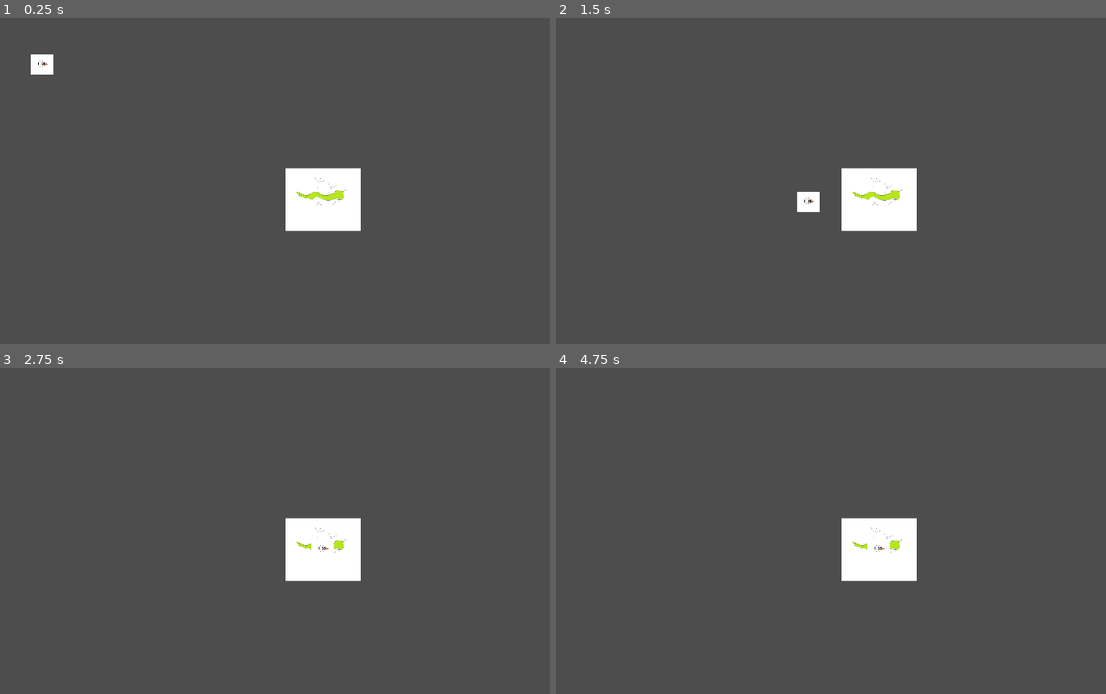
Above: before the commit, frames 1-4 (two rows, left to right).
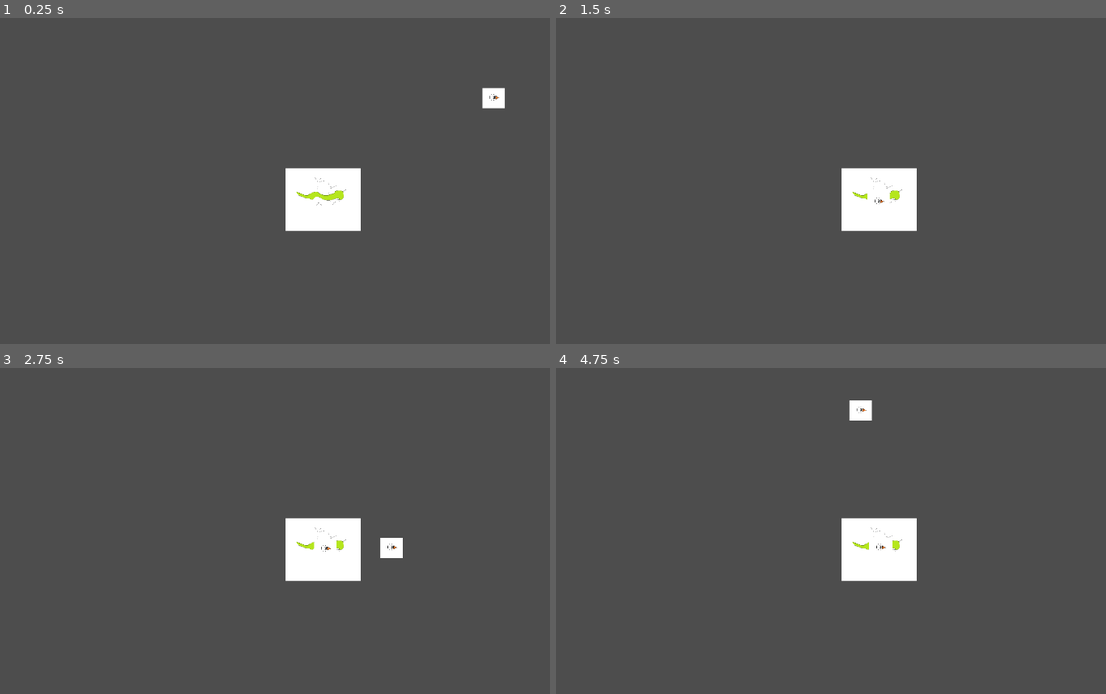
Above: after the commit, the same moments.

Repository: QuapperWasTaken/Game-Off
Game: Godot game, scene res://main.tscn
Two runs of this game, one before a commit and one after it. Both use one fixed random seed, a clock stepped at 60 frames per second and the inputs below.
Inputs:
- Up to frame 1 (0.25 s): no input
- Up to frame 2 (1.5 s): no input
- Up to frame 3 (2.75 s): no input
- Up to frame 4 (4.75 s): tap Enter at 3.5 s; tap Space at 4.25 s

The runs differ from the first frame. In frame 1, 0.5% of the frame differs, in the area x 5-92%, y 11-28%; in frame 2, 0.3%; in frame 3, 0.3%; in frame 4, 0.3%.

Commit message:
Fixed issue #7

Diff:
--- a/enemy.gd
+++ b/enemy.gd
@@ -1,6 +1,6 @@
 extends Sprite2D
 
-var speed = 5
+@export var speed = 5
 
 # Called when the node enters the scene tree for the first time.
 func _ready():
--- a/main.tscn
+++ b/main.tscn
@@ -1,11 +1,11 @@
 [gd_scene load_steps=3 format=3 uid="uid://bgh2n2njl5e5b"]
 
 [ext_resource type="PackedScene" uid="uid://bef5gekxmt5eb" path="res://tower.tscn" id="1_tphqo"]
-[ext_resource type="PackedScene" uid="uid://bdir3vcbqya5u" path="res://enemy.tscn" id="2_rwdd1"]
+[ext_resource type="Script" path="res://spawner.gd" id="2_p7uqs"]
 
 [node name="main" type="Node2D"]
 
 [node name="Tower" parent="." instance=ExtResource("1_tphqo")]
 
-[node name="Enemy" parent="." instance=ExtResource("2_rwdd1")]
-position = Vector2(6.10352e-05, 8)
+[node name="spawner" type="Node2D" parent="."]
+script = ExtResource("2_p7uqs")
--- /dev/null
+++ b/spawner.gd
@@ -0,0 +1,30 @@
+extends Node2D
+
+var spawn_timer = 120 #dictates delay between spawns
+var counter = 0 #when this number reaches spawn_timer, do a spawn
+var minimum_spawn_range = 200
+var maximum_spawn_range = 500
+
+func _ready():
+	counter = 120
+
+func _process(delta):
+	counter += 1
+	if counter >= spawn_timer:
+		var enemy = preload("res://enemy.tscn").instantiate()
+		var tower_position_x = $"/root/main/Tower".position.x #fetches tower x position
+		var tower_position_y = $"/root/main/Tower".position.y #fetches tower y position
+		var mod_x = 1 #allows x spawn to also be from other side of tower
+		var mod_y = 1 #same but with y
+		randomize()
+		if randf_range(0, 1) > 0.5:
+			mod_x = -1
+		randomize()
+		if randf_range(0, 1) > 0.5:
+			mod_y = -1
+		randomize()
+		enemy.position.x = tower_position_x - randi_range(minimum_spawn_range, maximum_spawn_range) * mod_x #selects a random position between minimum and maximum range and multiplies it by mod
+		randomize()
+		enemy.position.y = tower_position_y - randi_range(minimum_spawn_range, maximum_spawn_range) * mod_y #same as above for y
+		add_child(enemy) #spawns an enemy
+		counter = 0 #resets the timer
